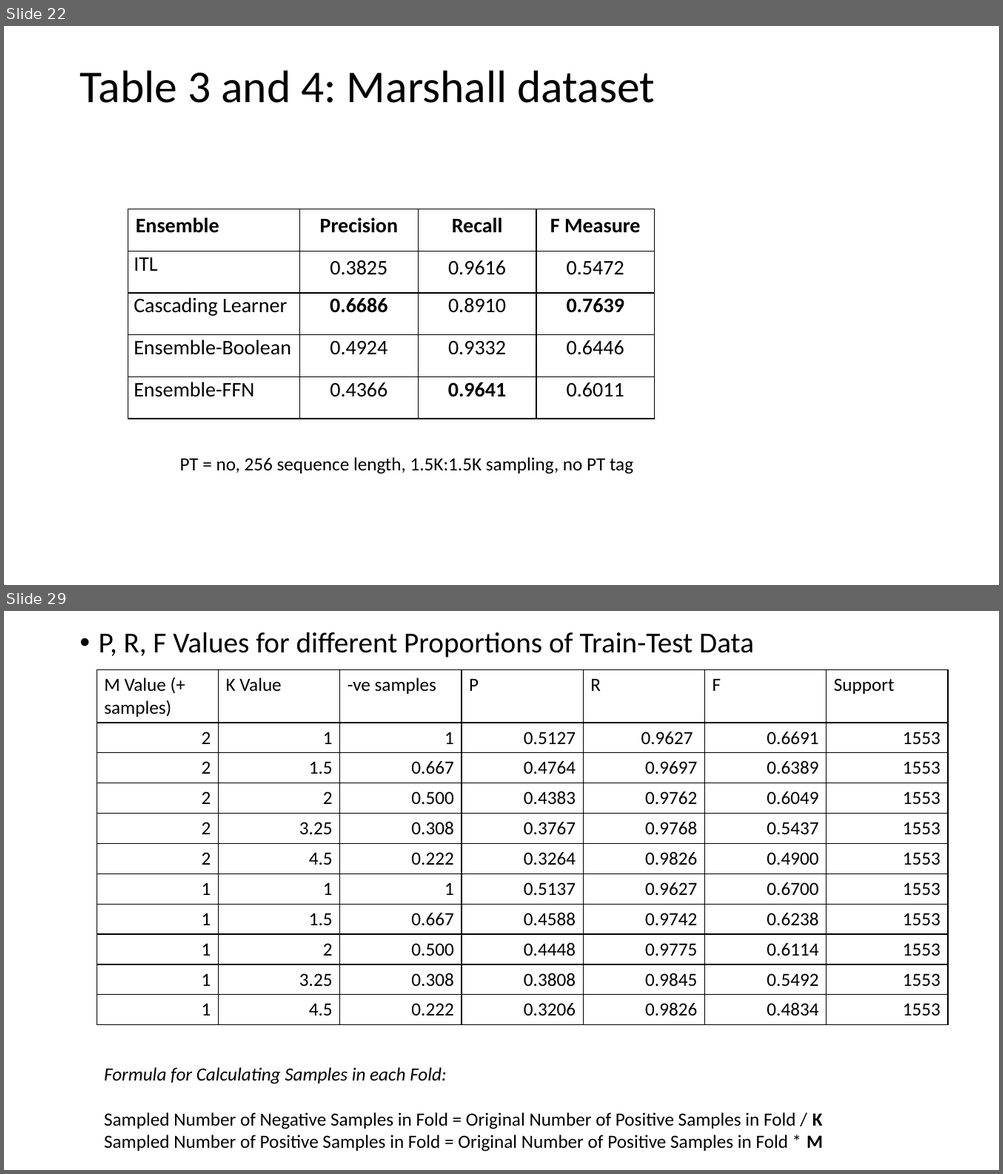
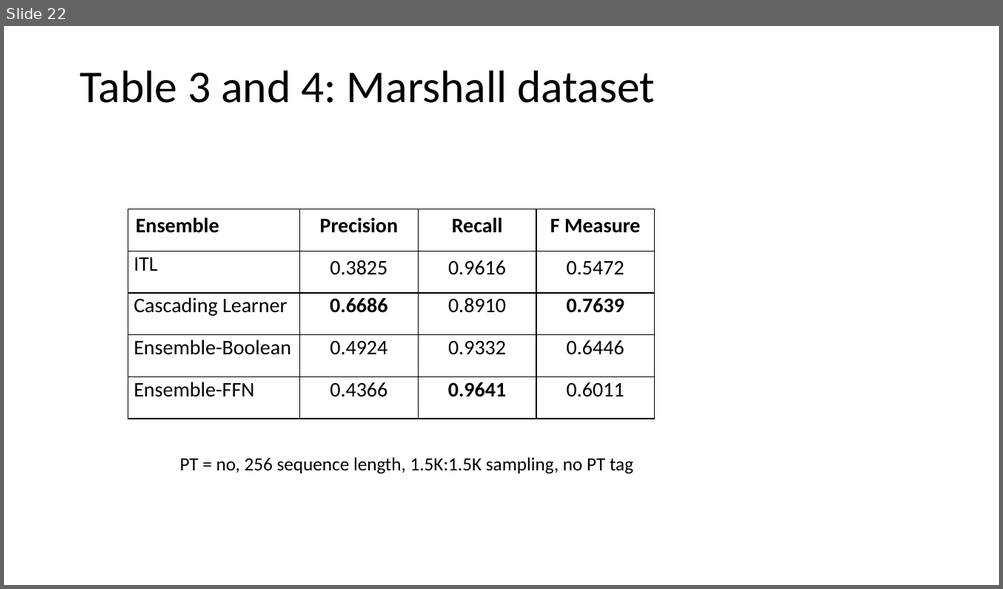
Before and after one commit to md-labs/Clinical_Hedges_BERT, a slide deck: Clinical_Hedges_Architecture.pptx. Shown one above the other, each under a label of ours: slides 22 and 29 before the commit, slide 22 after it; the slides between them are not shown. The pictures are 1003x1174 and 1003x589 pixels, drawn with LibreOffice and Linux fonts; fonts in the diff are those of the drawing. Boxes give left, top, right and bottom in pixels: in the first picture for what was removed or moved away, otherwise in the second. Text is boxed around its words. In the diff, an @@ line names an element or a change of style, - is before the commit and + after.

```diff
--- a/Clinical_Hedges_Architecture.pptx
+++ b/Clinical_Hedges_Architecture.pptx
@@ slide 29 removed at (4, 611, 999, 1170), background #FFFFFF @@
@@ text removed at (99, 632, 754, 658) @@
-• P, R, F Values for different Proportions of Train-Test Data
@@ table removed at (96, 670, 948, 1025), 11 rows, 7 columns @@
-M Value (+ samples) | K Value | -ve samples | P | R | F | Support
-2 | 1 | 1 | 0.5127 | 0.9627 | 0.6691 | 1553
-2 | 1.5 | 0.667 | 0.4764 | 0.9697 | 0.6389 | 1553
-2 | 2 | 0.500 | 0.4383 | 0.9762 | 0.6049 | 1553
-2 | 3.25 | 0.308 | 0.3767 | 0.9768 | 0.5437 | 1553
-2 | 4.5 | 0.222 | 0.3264 | 0.9826 | 0.4900 | 1553
-1 | 1 | 1 | 0.5137 | 0.9627 | 0.6700 | 1553
-1 | 1.5 | 0.667 | 0.4588 | 0.9742 | 0.6238 | 1553
-1 | 2 | 0.500 | 0.4448 | 0.9775 | 0.6114 | 1553
-1 | 3.25 | 0.308 | 0.3808 | 0.9845 | 0.5492 | 1553
-1 | 4.5 | 0.222 | 0.3206 | 0.9826 | 0.4834 | 1553
@@ text removed at (104, 1068, 822, 1152) @@
-Formula for Calculating Samples in each Fold:
-Sampled Number of Negative Samples in Fold = Original Number of Positive Samples in Fold / K
-Sampled Number of Positive Samples in Fold = Original Number of Positive Samples in Fold * M
```
Also in this commit, not shown: 8 other slides removed, 9 other files.
